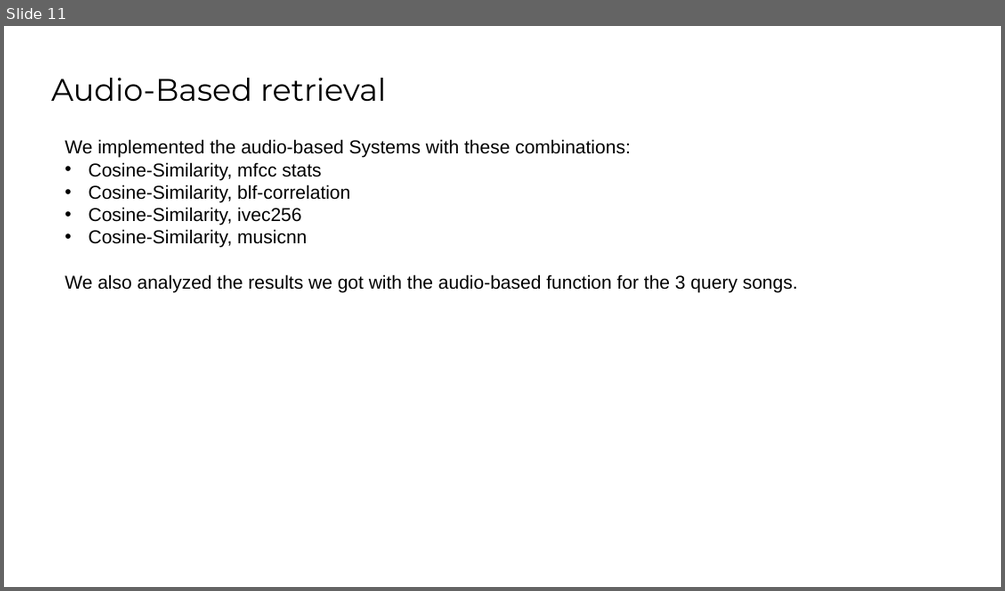
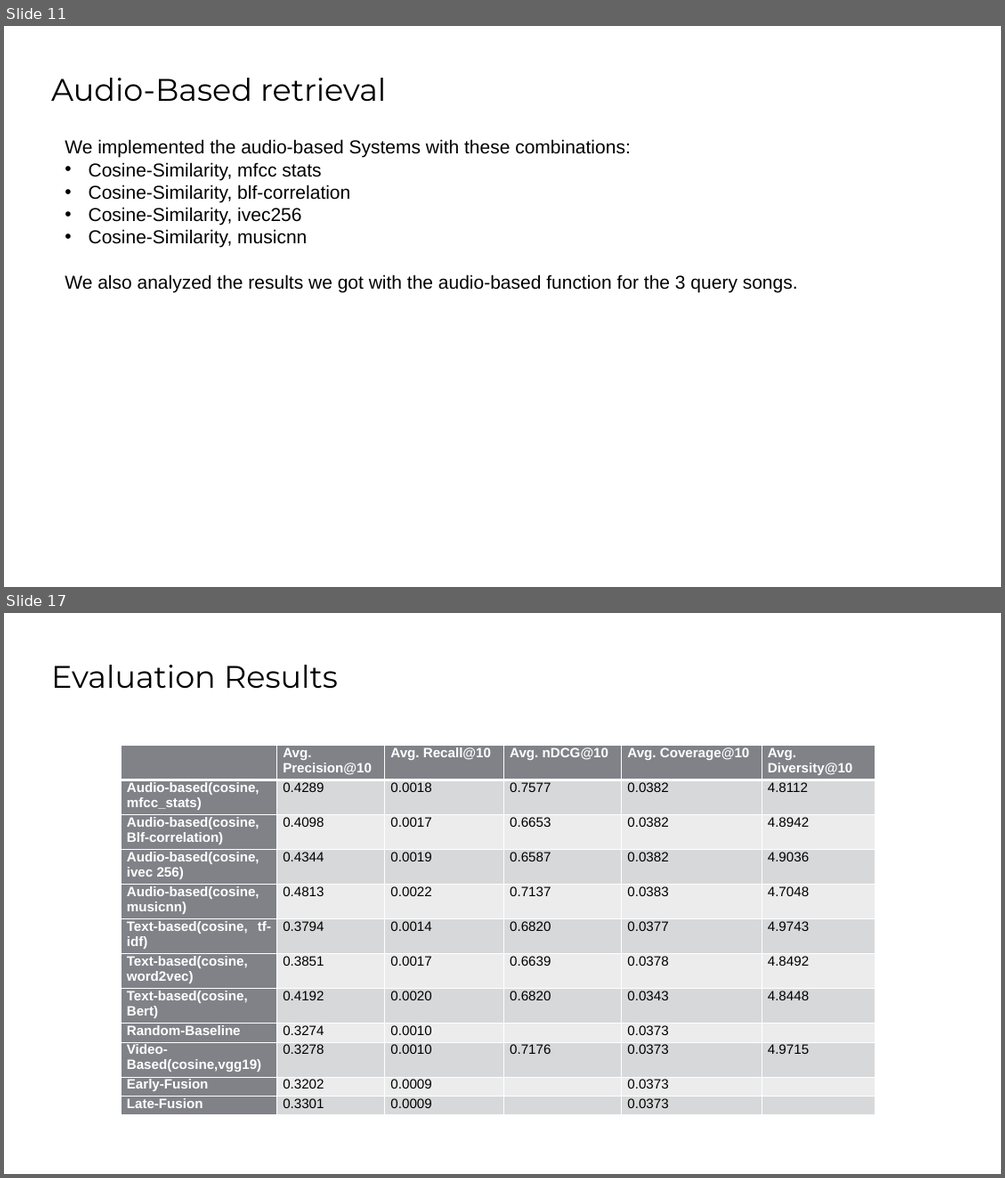
Before and after one commit to SaraCoolman/MMSR, a slide deck: project_3_team_E/Final Presentation.pptx. Shown one above the other, each under a label of ours: slide 11 before the commit, slides 11 and 17 after it; the slides between them are not shown. The pictures are 1005x591 and 1005x1178 pixels, drawn with LibreOffice and Linux fonts; fonts in the diff are those of the drawing; background and template pictures are left out. Boxes give left, top, right and bottom in pixels: in the first picture for what was removed or moved away, otherwise in the second. Text is boxed around its words. In the diff, an @@ line names an element or a change of style, - is before the commit and + after.

Commit message:
added results, changed presentation

```diff
--- a/project_3_team_E/Final Presentation.pptx
+++ b/project_3_team_E/Final Presentation.pptx
@@ slide 17 added at (x1=4, y1=613, x2=1001, y2=1174), background #FFFFFF @@
@@ title added at (x1=51, y1=665, x2=338, y2=688), 30 pt, text #000000 @@
+Evaluation Results
@@ table added at (x1=121, y1=746, x2=874, y2=1115), 12 rows, 6 columns @@
+ | Avg. Precision@10 | Avg. Recall@10 | Avg. nDCG@10 | Avg. Coverage@10 | Avg. Diversity@10
+Audio-based(cosine, mfcc_stats) | 0.4289 | 0.0018 | 0.7577 | 0.0382 | 4.8112
+Audio-based(cosine, / Blf-correlation) | 0.4098 | 0.0017 | 0.6653 | 0.0382 | 4.8942
+Audio-based(cosine, ivec 256) | 0.4344 | 0.0019 | 0.6587 | 0.0382 | 4.9036
+Audio-based(cosine, / musicnn) | 0.4813 | 0.0022 | 0.7137 | 0.0383 | 4.7048
+Text-based(cosine, tf-idf) | 0.3794 | 0.0014 | 0.6820 | 0.0377 | 4.9743
+Text-based(cosine, / word2vec) | 0.3851 | 0.0017 | 0.6639 | 0.0378 | 4.8492
+Text-based(cosine, / Bert) | 0.4192 | 0.0020 | 0.6820 | 0.0343 | 4.8448
+Random-Baseline | 0.3274 | 0.0010 |  | 0.0373 | 
+Video-Based(cosine,vgg19) | 0.3278 | 0.0010 | 0.7176 | 0.0373 | 4.9715
+Early-Fusion | 0.3202 | 0.0009 |  | 0.0373 | 
+Late-Fusion | 0.3301 | 0.0009 |  | 0.0373 | 
```
Also in this commit, not shown: 13 slides changed, 1 slide removed, 1 other file.
